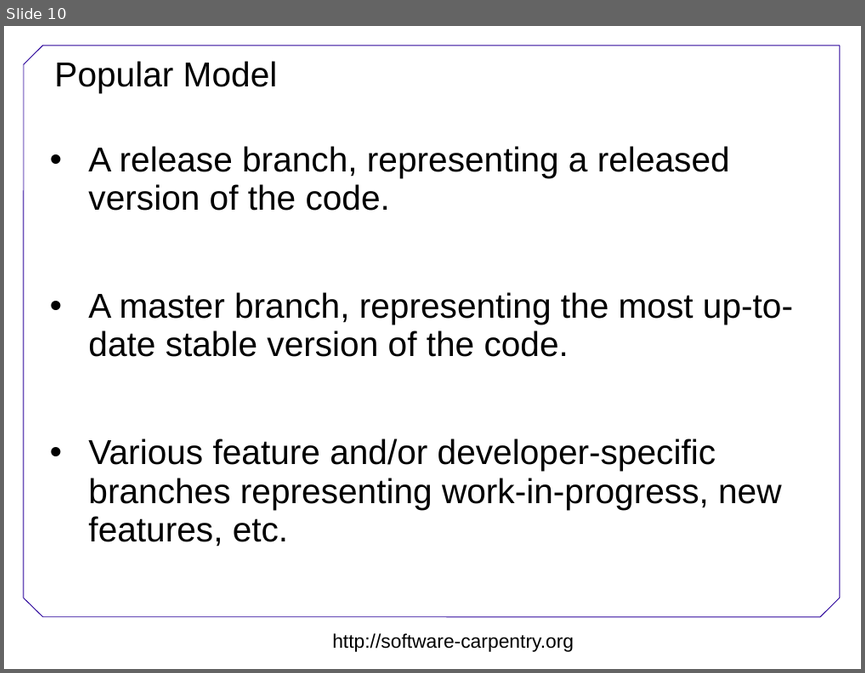
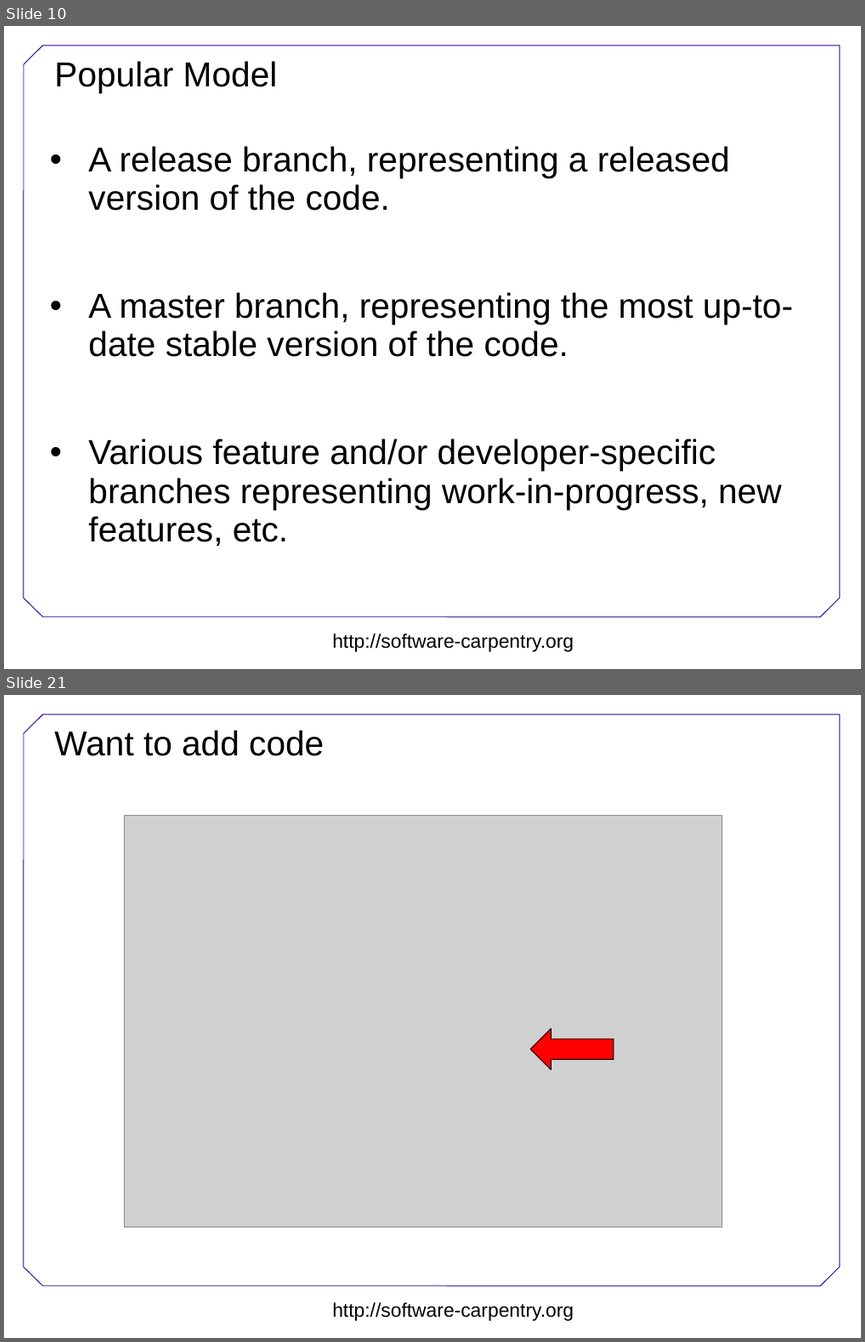
Before and after one commit to swcarpentry/DEPRECATED-boot-camps, a slide deck: version-control/Version-control.ppt. Shown one above the other, each under a label of ours: slide 10 before the commit, slides 10 and 21 after it; the slides between them are not shown. The pictures are 865x673 and 865x1342 pixels, drawn with LibreOffice and Linux fonts; fonts in the diff are those of the drawing; grey boxes stand for pictures; background and template pictures are left out. Boxes give left, top, right and bottom in pixels: in the first picture for what was removed or moved away, otherwise in the second. Text is boxed around its words. In the diff, an @@ line names an element or a change of style, - is before the commit and + after.

Commit message:
Added some images of setting up Bitbucket. Best to do live but there for back-up.

```diff
--- a/version-control/Version-control.ppt
+++ b/version-control/Version-control.ppt
@@ slide 21 added at (4, 695, 861, 1338), background #FFFFFF; not listed: 8 template elements that a slide beside it also shows @@
@@ title added at (54, 730, 324, 756), 32 pt, text #000000 @@
+Want to add code
@@ picture added at (124, 816, 721, 1227) @@
@@ right arrow added at (530, 1028, 613, 1070), fill #FF0000, outline #000000 0.74 pt @@
```
Also in this commit, not shown: 2 slides changed, 13 other slides added, 1 slide removed.
